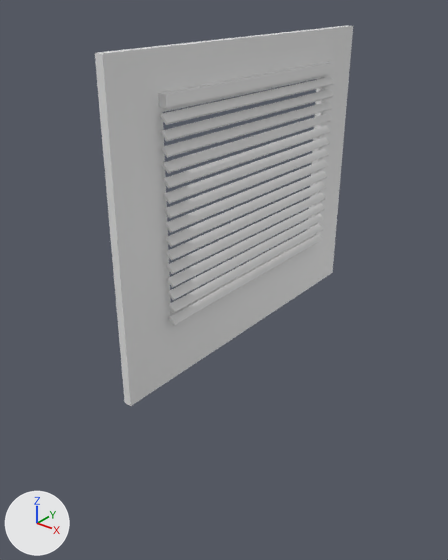
One commit to the FBX model Assets/school/props/wall001.fbx: the scene before it, then after it.
The view is the same before and after, from a 50 mm lens placed at (5.18, -7.08, 5.08), pointed at (-0.25, -0.29, 0.88). Every picture has the same lights, and +X, +Y and +Z are marked at lower left. The older version comes first. Where no turn or scale is listed for an object, it has been applied to the vertices. Vertices at exactly the same position are counted once.

The older version as bpy lines, for what is in view:
```python
me_mesh = bpy.data.meshes.new('Mesh')
me_mesh.from_pydata(...)  # 16 vertices, 32 faces; spans x -0.09..0.03, y -2.62..2.72, z -0.02..4.4
me_mesh_001 = bpy.data.meshes.new('Mesh.001')
me_mesh_001.from_pydata(...)  # 128 vertices, 192 faces; spans x -0.14..0.05, y -1.96..1.9, z 0.03..3.03
ob_boole_2 = bpy.data.objects.new('Boole_2', me_mesh)
ob_boole_2.location = (0.0, 0.0, 0.0)
ob_cloner_1 = bpy.data.objects.new('Cloner_1', me_mesh_001)
ob_cloner_1.location = (0.13, 0.1, 0.88)
```
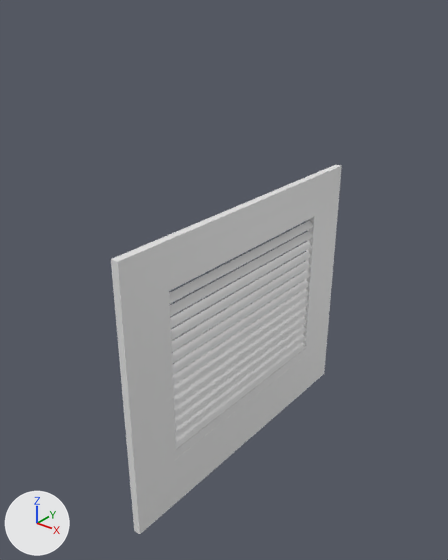
Location of each change, (x1, y1, x2, y2) in pixels of the pictures (448 x 560 px):
'Boole_2', moved
    before: (95, 26, 353, 406)
    after: (111, 165, 342, 534)
'Cloner_1', moved
    before: (158, 62, 335, 325)
    after: (166, 217, 316, 461)

The change, as a diff of the scene's bpy script:
```diff
--- a/Assets/school/props/wall001.fbx.py
+++ b/Assets/school/props/wall001.fbx.py
@@ me_mesh_001 @@
 # used by ob_cloner_1; location = (0.13, 0.1, 0.88)
-me_mesh_001.from_pydata(...)  # 128 vertices, 192 faces; spans x -0.14..0.05, y -1.96..1.9, z 0.03..3.03
+me_mesh_001.from_pydata(...)  # 128 vertices, 192 faces; spans x -0.12..0.06, y -1.92..1.94, z -1.49..1.52
+# me_mesh_001 part 2: the whole mesh is moved by (0.01, 0.04, -1.52)
@@ me_mesh @@
 # used by ob_boole_2; location = (0.0, 0.0, 0.0)
-me_mesh.from_pydata(...)  # 16 vertices, 32 faces; spans x -0.09..0.03, y -2.62..2.72, z -0.02..4.4
+me_mesh.from_pydata(...)  # 16 vertices, 32 faces; spans x -0.06..0.06, y -2.67..2.67, z -2.32..2.1
+# me_mesh part 1: the whole mesh is moved by (0.03, -0.05, -2.29)
@@ ob_cloner_1 @@
 ob_cloner_1 = bpy.data.objects.new('Cloner_1', me_mesh_001)
-ob_cloner_1.location = (0.13, 0.1, 0.88)
+ob_cloner_1.location = (0.0, 0.0, 0.0)
```
